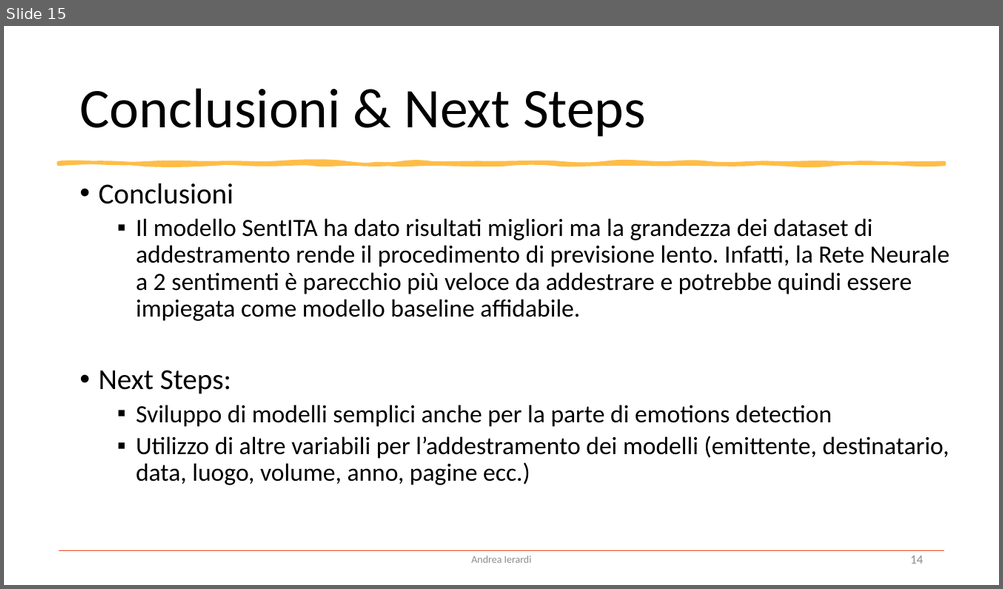
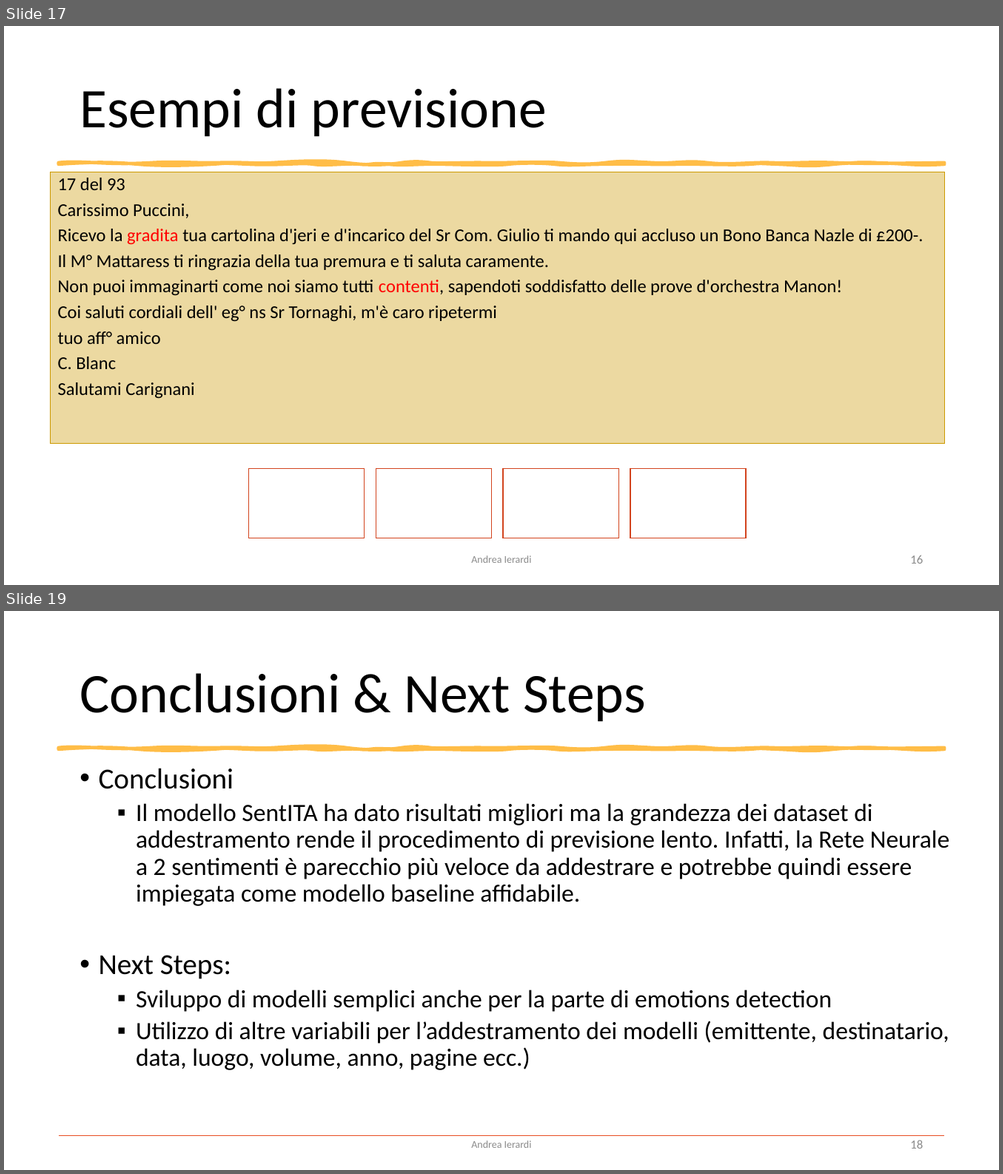
Before and after one commit to Andreaierardi/sentiment-puccini, a slide deck: report & presentation/puccini_sentiment.pptx. Shown one above the other, each under a label of ours: slide 15 before the commit, slides 17 and 19 after it; the slides between them are not shown. The pictures are 1003x589 and 1003x1174 pixels, drawn with LibreOffice and Linux fonts; fonts in the diff are those of the drawing. Boxes give left, top, right and bottom in pixels: in the first picture for what was removed or moved away, otherwise in the second. Text is boxed around its words. In the diff, an @@ line names an element or a change of style, - is before the commit and + after.

```diff
--- a/report & presentation/puccini_sentiment.pptx
+++ b/report & presentation/puccini_sentiment.pptx
@@ slide 17 added at box(4, 26, 999, 585), background #FFFFFF @@
@@ title added at box(79, 88, 546, 137), 54 pt, text #000000 @@
+Esempi di previsione
@@ rectangle added at box(51, 173, 944, 444), fill #CC9900 at 37% opacity, outline #CC9900 0.5 pt @@
@@ text added at box(58, 178, 922, 399), 17.5 pt, text #000000 @@
+17 del 93
+Carissimo Puccini,
+Ricevo la gradita tua cartolina d'jeri e d'incarico del Sr Com. Giulio ti mando qui accluso un Bono Banca Nazle di £200-.
+Il M° Mattaress ti ringrazia della tua premura e ti saluta caramente.
+Non puoi immaginarti come noi siamo tutti contenti, sapendoti soddisfatto delle prove d'orchestra Manon!
+Coi saluti cordiali dell' eg° ns Sr Tornaghi, m'è caro ripetermi
+tuo aff° amico
+C. Blanc
+Salutami Carignani
@@ freeform shape added at box(59, 163, 944, 164), fill #FFBD47, outline #FFBD47 3.25 pt @@
@@ group added at box(249, 469, 745, 539): 4 rectangles @@
@@ text added at box(471, 556, 532, 563), 10 pt, text #8C8C8C @@
+Andrea Ierardi
@@ page number added at box(910, 556, 922, 564), 12 pt, text #8C8C8C @@
+16
@@ what was slide 15 is now slide 19 @@
@@ page number at box(910, 1140, 922, 1149): text changed @@
-14
+18
```
Also in this commit, not shown: 3 other slides added, 1 other file.
